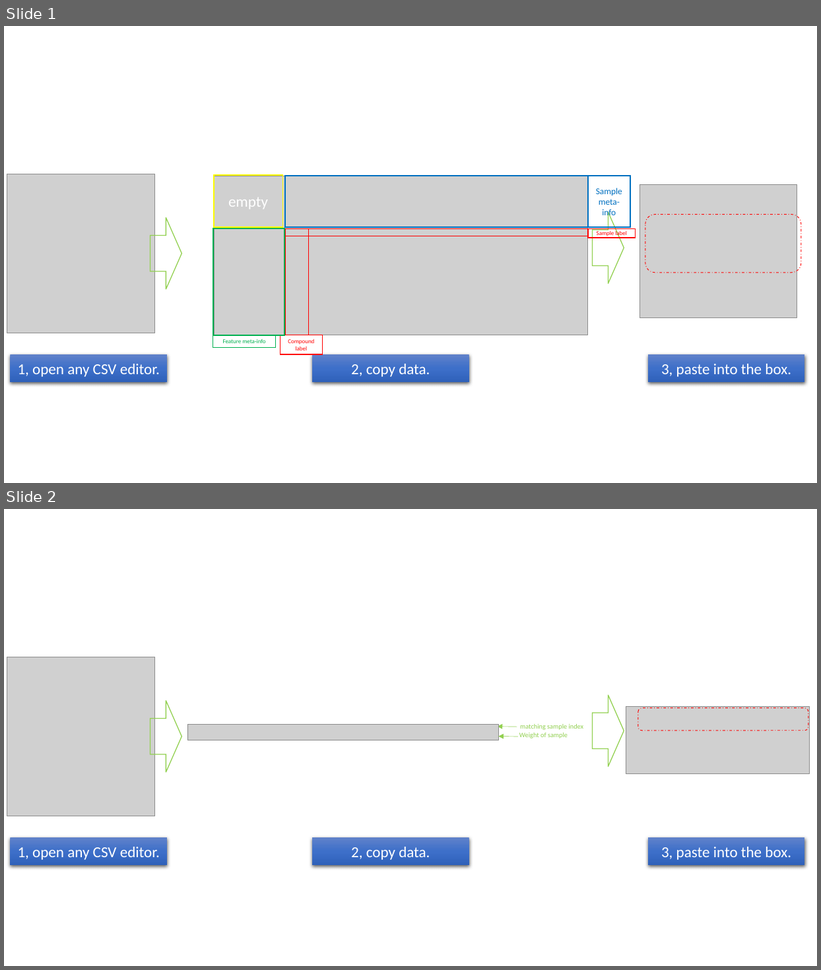
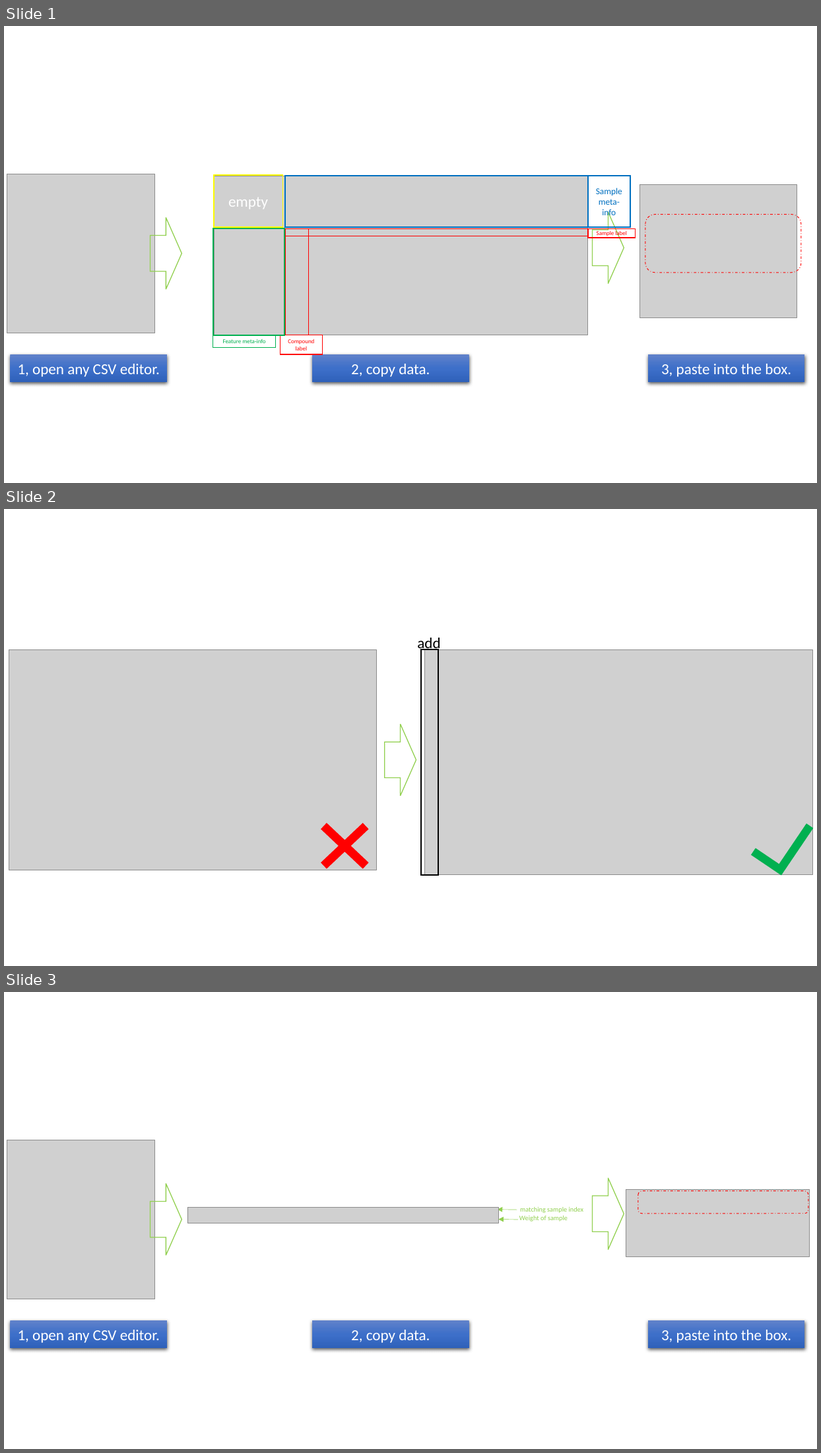
Before and after one commit to slfan2013/WCMC_DA, a slide deck: WCMC.Stat.HeatMap/inst/www/temp.pptx. Shown one above the other, each under a label of ours: slides 1 and 2 before the commit, slides 1, 2 and 3 after it. The pictures are 821x970 and 821x1453 pixels, drawn with LibreOffice and Linux fonts; fonts in the diff are those of the drawing; grey boxes stand for pictures. Boxes give left, top, right and bottom in pixels: in the first picture for what was removed or moved away, otherwise in the second. Text is boxed around its words. In the diff, an @@ line names an element or a change of style, - is before the commit and + after.

```diff
--- a/WCMC.Stat.HeatMap/inst/www/temp.pptx
+++ b/WCMC.Stat.HeatMap/inst/www/temp.pptx
@@ slide 2 added at [4,509,817,966], background #FFFFFF @@
@@ text added at [417,638,440,653], 18 pt, text #000000 @@
+add
@@ picture added at [9,650,376,871] @@
@@ rectangle added at [421,650,438,875], outline #000000 1.5 pt @@
@@ picture added at [424,650,813,875] @@
@@ right arrow added at [385,724,416,796], outline #92D050 1 pt @@
@@ cross added at [306,809,385,883], fill #FF0000, outline #FF0000 1 pt @@
@@ corner added at [752,809,813,875], fill #00B050, outline #00B050 1 pt @@
@@ what was slide 2 is now slide 3 @@
```
Also in this commit, not shown: 19 other files.
